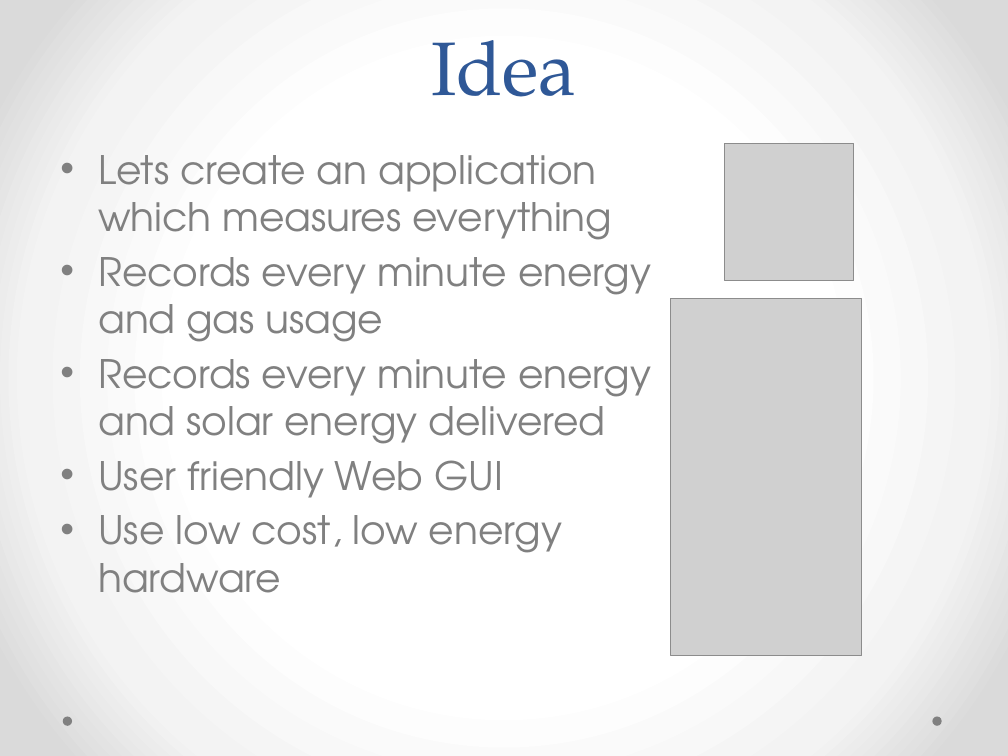
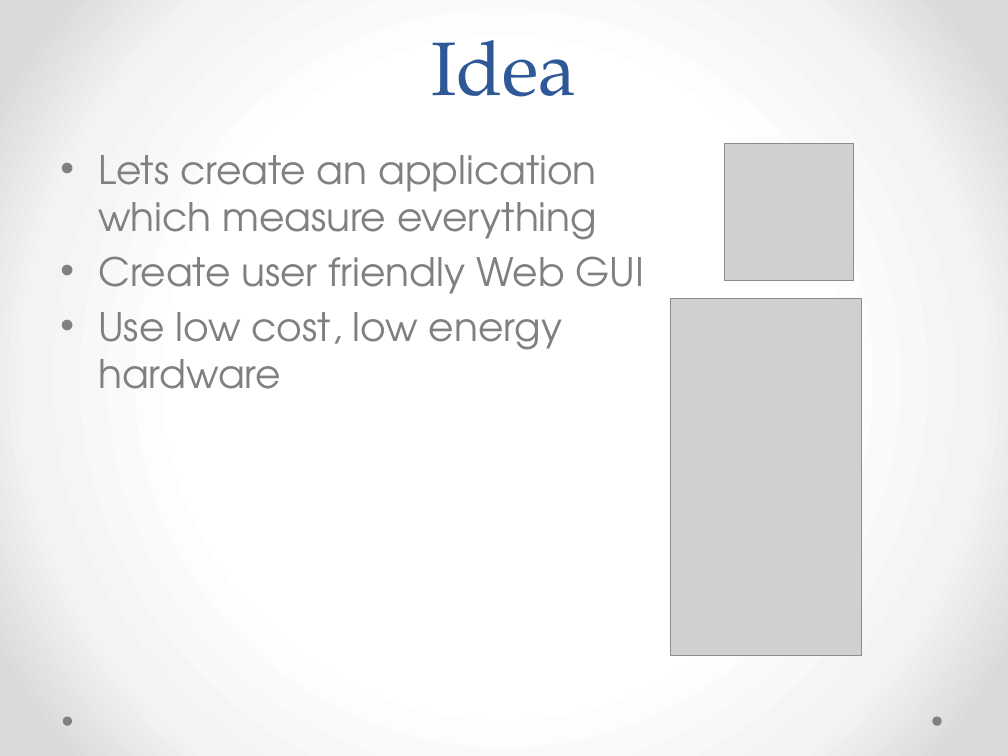
Before and after one commit to plaatsoft/plaatenergy, a slide deck: slide 3 of doc/ppt/PlaatEnergy Design.pptx. Drawn at 1008x756 pixels with LibreOffice and Linux fonts; fonts in the diff are those of the drawing; grey boxes stand for pictures. Boxes give left, top, right and bottom in pixels: in the first picture for what was removed or moved away, otherwise in the second. Text is boxed around its words. In the diff, an @@ line names an element or a change of style, - is before the commit and + after.

```diff
--- a/doc/ppt/PlaatEnergy Design.pptx
+++ b/doc/ppt/PlaatEnergy Design.pptx
@@ text at [98, 155, 645, 294]: text changed @@
-• Lets create an application which measures everything
-• Records every minute energy and gas usage
-• Records every minute energy and solar energy delivered
-• User friendly Web GUI
+• Lets create an application which measure everything
+• Create user friendly Web GUI
```
Also in this commit, not shown: 8 other slides changed, 1 slide added.
